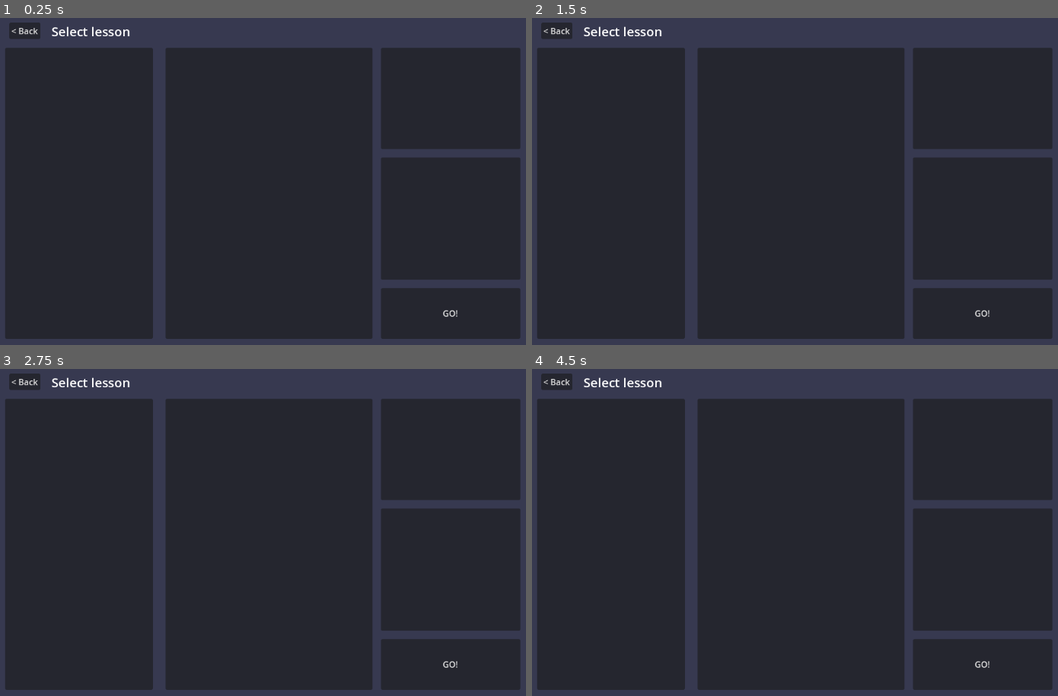
Above: before the commit, frames 1-4 (two rows, left to right).
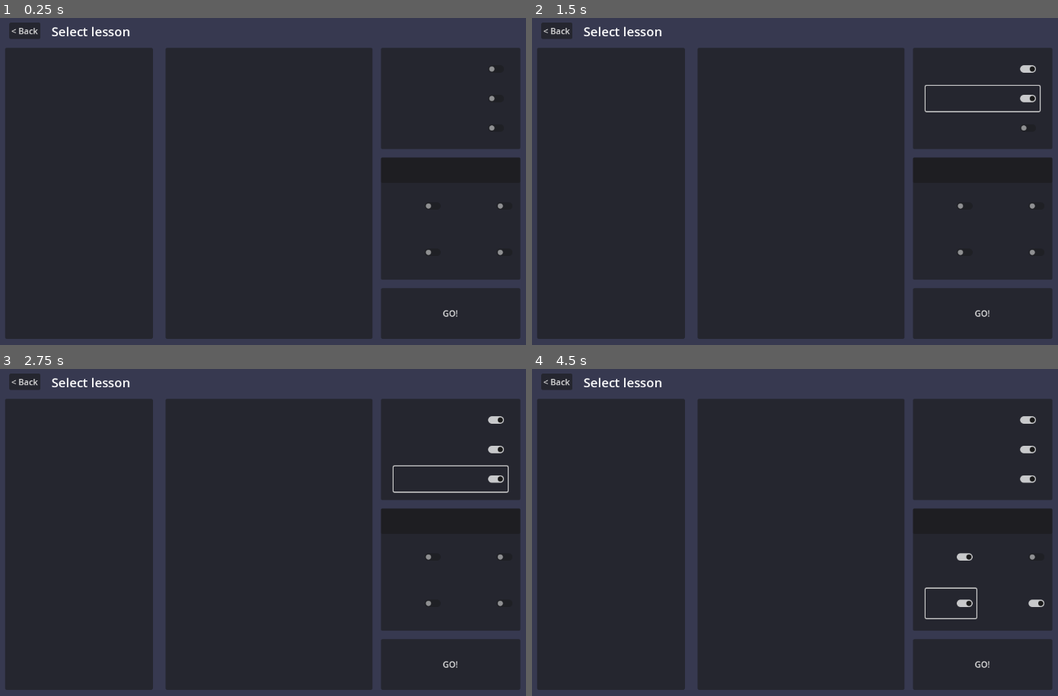
Above: after the commit, the same moments.

Repository: squidink7/SuperAF
Game: Godot game, scene res://scenes/student_page.tscn
Two runs of this game, one before a commit and one after it. Both use one fixed random seed, a clock stepped at 60 frames per second and the inputs below. This scene is started directly instead of the project's main scene.
Inputs (mouse positions are in pixels of both pictures, inside the frame that each line leads up to):
- Up to frame 1 (0.25 s): no input
- Up to frame 2 (1.5 s): click (984, 70) at 0.52 s; click (984, 99) at 1.27 s
- Up to frame 3 (2.75 s): click (452, 480) at 2.02 s
- Up to frame 4 (4.5 s): click (952, 555) at 2.77 s; click (1021, 604) at 3.52 s; click (952, 604) at 4.27 s

The runs differ from the first frame. In frame 1, 0.1% of the frame differs, in the area x 80-96%, y 14-73%; in frame 2, 0.4%; in frame 3, 0.5%; in frame 4, 0.5%, in the area x 74-98%, y 14-77%.

Commit message:
Implementation of some buttons ui elements

Diff:
--- a/scenes/student_page.tscn
+++ b/scenes/student_page.tscn
@@ -28,6 +28,10 @@
 grow_horizontal = 2
 grow_vertical = 2
 
+[node name="VBoxContainer" type="VBoxContainer" parent="TopicsPanel/Topics"]
+custom_minimum_size = Vector2(280, 550)
+layout_mode = 2
+
 [node name="LessonsPanel" type="Panel" parent="."]
 layout_mode = 1
 anchors_preset = 15
@@ -47,6 +51,10 @@
 anchor_bottom = 1.0
 grow_horizontal = 2
 grow_vertical = 2
+
+[node name="VBoxContainer" type="VBoxContainer" parent="LessonsPanel/Lessons"]
+custom_minimum_size = Vector2(390, 550)
+layout_mode = 2
 
 [node name="BackButton" type="Button" parent="."]
 layout_mode = 0
@@ -80,9 +88,63 @@
 offset_right = 1000.0
 offset_bottom = 256.0
 
+[node name="Difficulty1" type="CheckButton" parent="DifficultySelectPanel"]
+layout_mode = 0
+offset_left = 24.0
+offset_top = 16.0
+offset_right = 240.0
+offset_bottom = 64.0
+
+[node name="Difficulty2" type="CheckButton" parent="DifficultySelectPanel"]
+layout_mode = 0
+offset_left = 24.0
+offset_top = 72.0
+offset_right = 240.0
+offset_bottom = 120.0
+
+[node name="Difficulty3" type="CheckButton" parent="DifficultySelectPanel"]
+layout_mode = 0
+offset_left = 24.0
+offset_top = 128.0
+offset_right = 240.0
+offset_bottom = 176.0
+
 [node name="GameModePanel" type="Panel" parent="."]
 layout_mode = 0
 offset_left = 736.0
 offset_top = 272.0
 offset_right = 1000.0
 offset_bottom = 504.0
+
+[node name="GameMode" type="Panel" parent="GameModePanel"]
+layout_mode = 0
+offset_right = 264.0
+offset_bottom = 48.0
+
+[node name="GameMode1" type="CheckButton" parent="GameModePanel"]
+layout_mode = 0
+offset_left = 24.0
+offset_top = 64.0
+offset_right = 120.0
+offset_bottom = 120.0
+
+[node name="GameMode2" type="CheckButton" parent="GameModePanel"]
+layout_mode = 0
+offset_left = 160.0
+offset_top = 152.0
+offset_right = 256.0
+offset_bottom = 208.0
+
+[node name="GameMode3" type="CheckButton" parent="GameModePanel"]
+layout_mode = 0
+offset_left = 24.0
+offset_top = 152.0
+offset_right = 120.0
+offset_bottom = 208.0
+
+[node name="GameMode4" type="CheckButton" parent="GameModePanel"]
+layout_mode = 0
+offset_left = 160.0
+offset_top = 64.0
+offset_right = 256.0
+offset_bottom = 120.0
